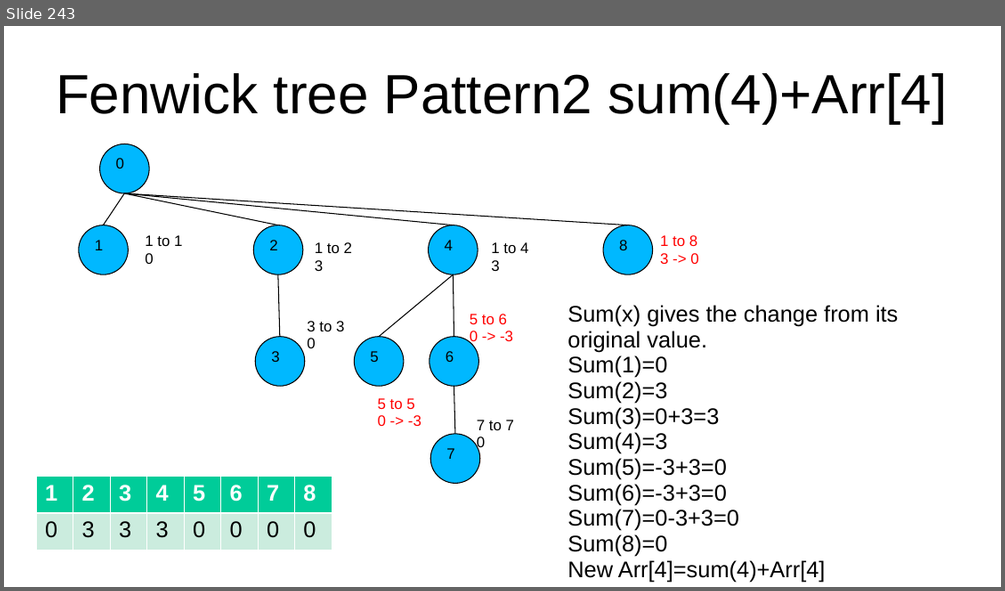
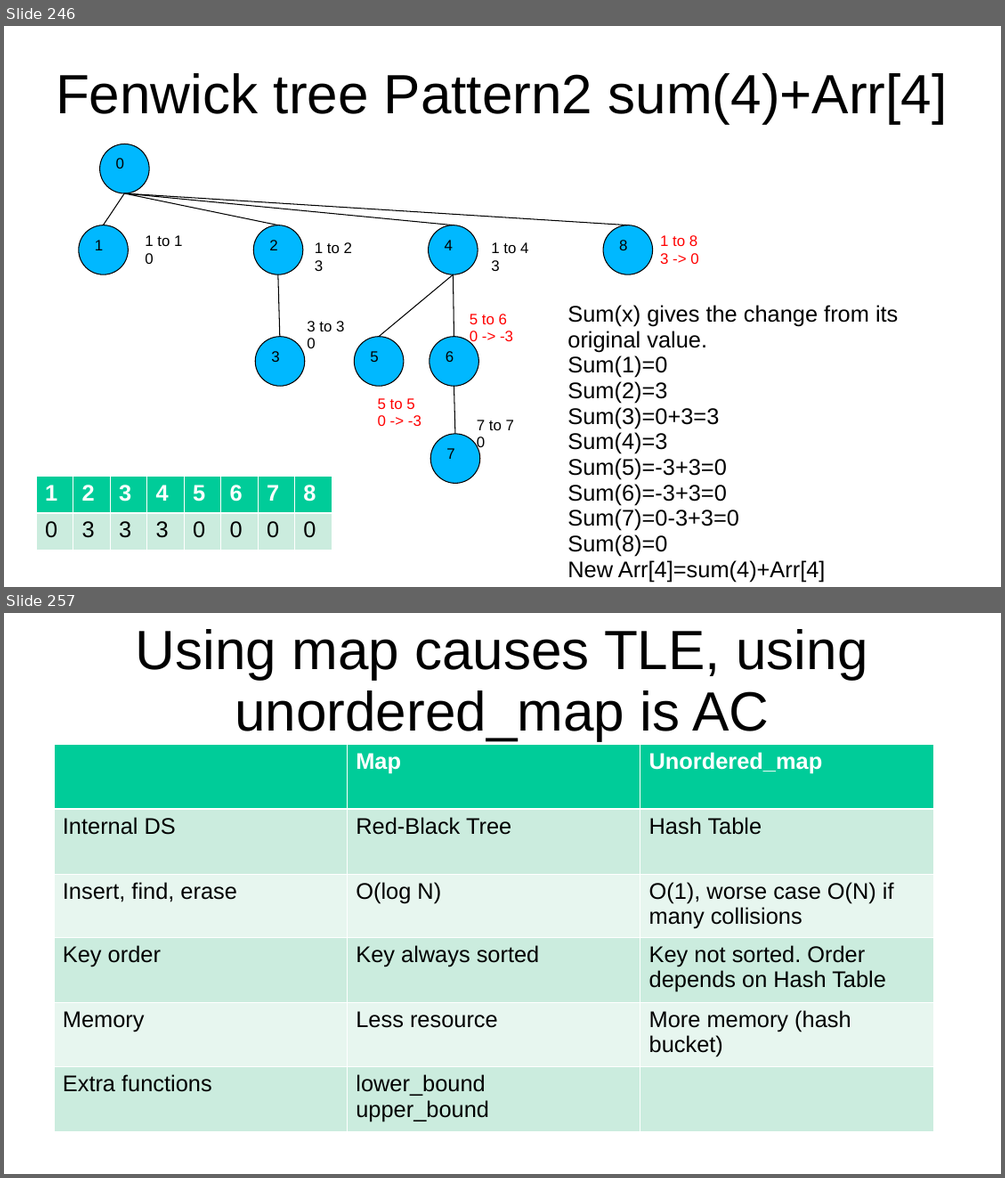
Before and after one commit to kindaichinisan/CompetitiveProgramming, a slide deck: MyCode/competitive_programming.ppt. Shown one above the other, each under a label of ours: slide 243 before the commit, slides 246 and 257 after it; the slides between them are not shown. The pictures are 1005x591 and 1005x1178 pixels, drawn with LibreOffice and Linux fonts; fonts in the diff are those of the drawing. Boxes give left, top, right and bottom in pixels: in the first picture for what was removed or moved away, otherwise in the second. Text is boxed around its words. In the diff, an @@ line names an element or a change of style, - is before the commit and + after.

Commit message:
Solve many Fenwick Tree questions

```diff
--- a/MyCode/competitive_programming.ppt
+++ b/MyCode/competitive_programming.ppt
@@ slide 257 added at <box>4,613,1001,1174</box>, background #FFFFFF @@
@@ title added at <box>136,629,867,741</box>, 44 pt, text #000000 @@
+Using map causes TLE, using unordered_map is AC
@@ table added at <box>54,744,933,1131</box>, 6 rows, 3 columns @@
+ | Map | Unordered_map
+Internal DS | Red-Black Tree | Hash Table
+Insert, find, erase | O(log N) | O(1), worse case O(N) if many collisions
+Key order | Key always sorted | Key not sorted. Order depends on Hash Table
+Memory | Less resource | More memory (hash bucket)
+Extra functions | lower_bound upper_bound | 
@@ what was slide 243 is now slide 246 @@
```
Also in this commit, not shown: 4 slides changed, 25 other slides added, 9 other files.
